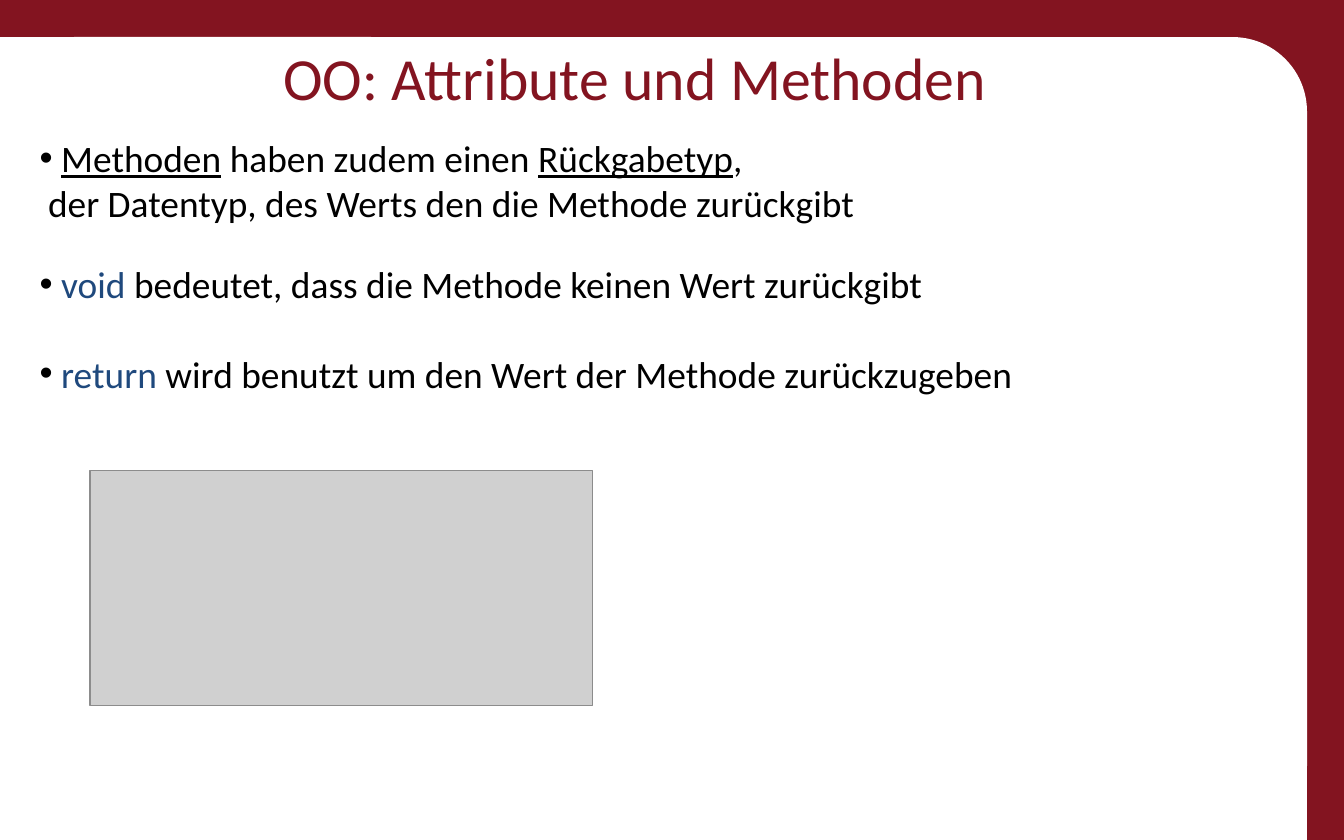
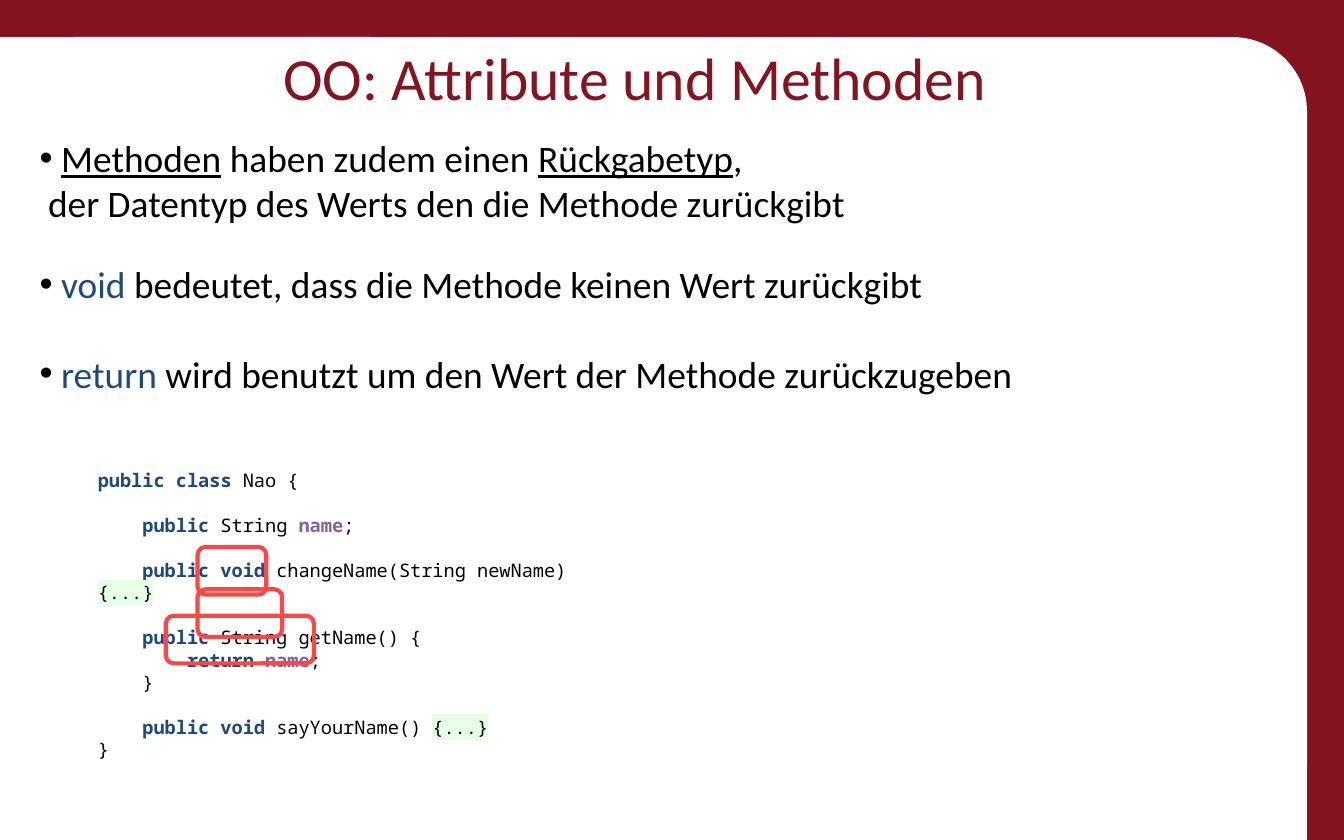
Before and after one commit to Roboscope/java-with-nao, a slide deck: slide 37 of Präsentationen/Anfänger - Java mit NAO.pptx. Drawn at 1344x840 pixels with LibreOffice and Linux fonts; fonts in the diff are those of the drawing; grey boxes stand for pictures; background and template pictures are left out. Boxes give left, top, right and bottom in pixels: in the first picture for what was removed or moved away, otherwise in the second. Text is boxed around its words. In the diff, an @@ line names an element or a change of style, - is before the commit and + after.

Commit message:
Presentation Pictures made to Text

```diff
--- a/Präsentationen/Anfänger - Java mit NAO.pptx
+++ b/Präsentationen/Anfänger - Java mit NAO.pptx
@@ text at <box>48,146,845,224</box>: text changed @@
-• Methoden haben zudem einen Rückgabetyp,
-  der Datentyp, des Werts den die Methode zurückgibt
+• Methoden haben zudem einen Rückgabetyp,
+  der Datentyp des Werts den die Methode zurückgibt
@@ picture removed at <box>90,470,593,706</box> @@
@@ text added at <box>98,472,566,739</box>, 10 pt, text #000000 @@
+public class Nao {
+public String name;
+public void changeName(String newName) {...}
+public String getName() {
+return name;
+}
+public void sayYourName() {...}
+}
@@ rounded rectangle added at <box>198,547,266,594</box>, outline #FF4747 2.25 pt @@
@@ rounded rectangle added at <box>198,589,282,636</box>, outline #FF4747 2.25 pt @@
@@ rounded rectangle added at <box>165,616,313,663</box>, outline #FF4747 2.25 pt @@
```
Also in this commit, not shown: 15 other slides changed, 1 slide removed.
